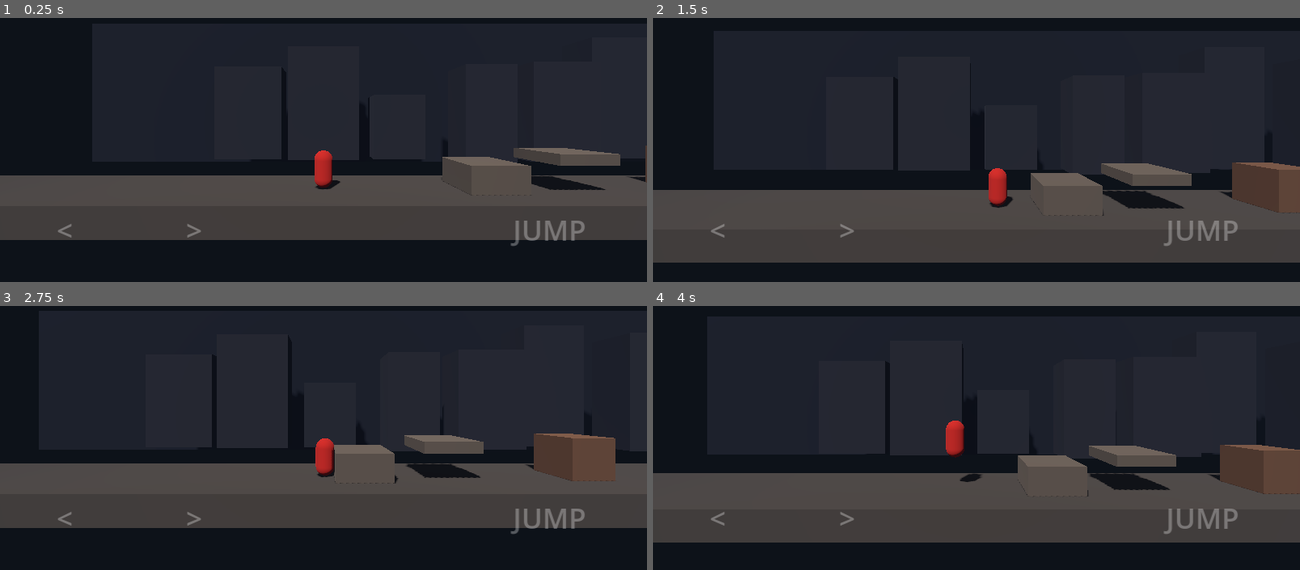
Above: before the commit, frames 1-4 (two rows, left to right).
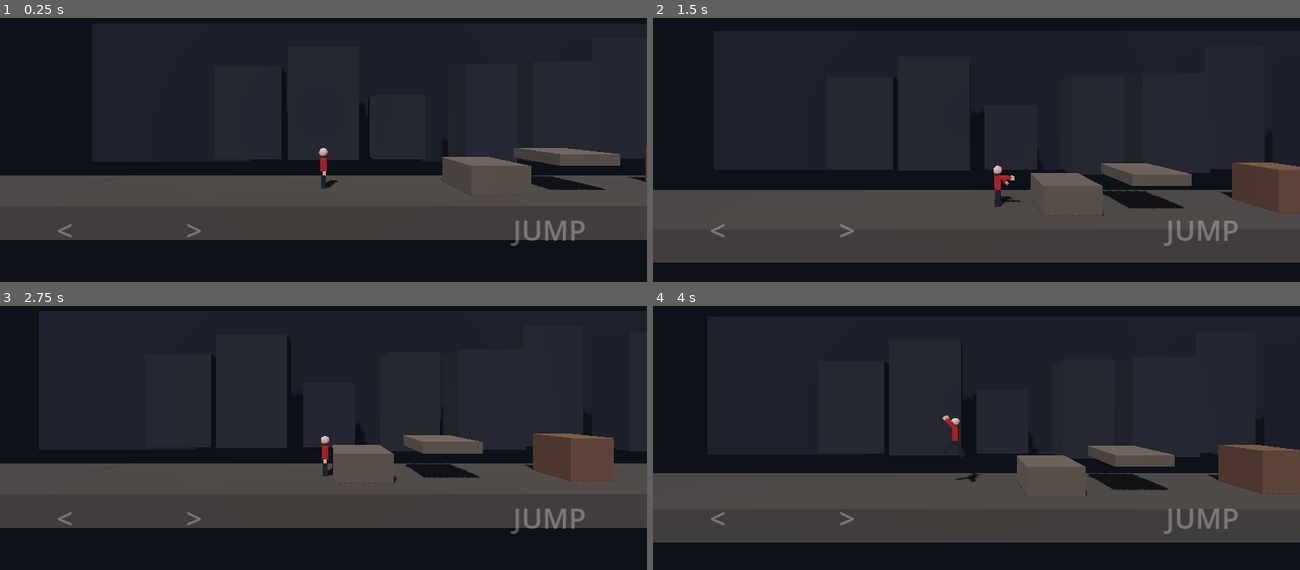
Above: after the commit, the same moments.

Repository: Gass-OS/long-night
Game: Godot game, scene res://main.tscn
Same seed, same stepped clock (60 frames per second), same inputs: the game is played once before the commit and once after it.
Inputs (mouse positions are in pixels of both pictures, inside the frame that each line leads up to):
- Up to frame 1 (0.25 s): no input
- Up to frame 2 (1.5 s): tap Enter at 0.5 s; move the mouse to (1118, 102) at 0.52 s; hold Right 0.53-1.25 s; click (1118, 102) at 0.67 s; tap Space at 0.77 s; drag from (847, 139) to (944, 194) at 1.27 s
- Up to frame 3 (2.75 s): move the mouse to (388, 329) at 2.02 s; hold Right from 2.03 s (still down)
- Up to frame 4 (4 s): release Right at 2.75 s; drag from (944, 482) to (782, 356) at 2.77 s; move the mouse to (1170, 464) at 3.52 s; hold Left from 3.53 s (still down); tap Space at 3.77 s

The runs differ from the first frame. In frame 1, 0.3% of the frame differs, in the area x 48-81%, y 49-65%; in frame 2, 0.4%; in frame 3, 0.7%; in frame 4, 0.7%, in the area x 35-100%, y 14-73%.

Commit message:
Step 3: animated boy character

Diff:
--- a/player.gd
+++ b/player.gd
@@ -4,30 +4,85 @@
 const JUMP := 7.0
 const GRAVITY := 18.0
 
+const SKIN := Color(0.86, 0.7, 0.6)
+const SHIRT := Color(0.75, 0.12, 0.1)
+const PANTS := Color(0.12, 0.12, 0.16)
+
 var touch_left := false
 var touch_right := false
 var touch_jump := false
+
+var visual: Node3D
+var arm_l: Node3D
+var arm_r: Node3D
+var leg_l: Node3D
+var leg_r: Node3D
+var phase := 0.0
 
 
 func _ready() -> void:
 	var col := CollisionShape3D.new()
 	var shape := CapsuleShape3D.new()
-	shape.radius = 0.35
-	shape.height = 1.4
+	shape.radius = 0.3
+	shape.height = 1.5
 	col.shape = shape
-	col.position.y = 0.7
+	col.position.y = 0.75
 	add_child(col)
+	_build_body()
 
-	var mesh := MeshInstance3D.new()
-	var cap := CapsuleMesh.new()
-	cap.radius = 0.35
-	cap.height = 1.4
-	mesh.mesh = cap
-	mesh.position.y = 0.7
-	var mat := StandardMaterial3D.new()
-	mat.albedo_color = Color(0.8, 0.15, 0.1)
-	mesh.material_override = mat
-	add_child(mesh)
+
+func _mat(color: Color) -> StandardMaterial3D:
+	var m := StandardMaterial3D.new()
+	m.albedo_color = color
+	return m
+
+
+func _box(parent: Node3D, size: Vector3, color: Color, pos: Vector3) -> MeshInstance3D:
+	var mi := MeshInstance3D.new()
+	var bm := BoxMesh.new()
+	bm.size = size
+	mi.mesh = bm
+	mi.material_override = _mat(color)
+	mi.position = pos
+	parent.add_child(mi)
+	return mi
+
+
+func _limb(pos: Vector3, size: Vector3, color: Color) -> Node3D:
+	var pivot := Node3D.new()
+	pivot.position = pos
+	visual.add_child(pivot)
+	_box(pivot, size, color, Vector3(0, -size.y / 2.0, 0))
+	return pivot
+
+
+func _build_body() -> void:
+	visual = Node3D.new()
+	visual.rotation.y = deg_to_rad(90.0)  # facing right
+	add_child(visual)
+
+	# Torso (red shirt)
+	_box(visual, Vector3(0.4, 0.5, 0.22), SHIRT, Vector3(0, 0.9, 0))
+
+	# Head
+	var head := MeshInstance3D.new()
+	var sm := SphereMesh.new()
+	sm.radius = 0.17
+	sm.height = 0.34
+	head.mesh = sm
+	head.material_override = _mat(SKIN)
+	head.position = Vector3(0, 1.32, 0)
+	visual.add_child(head)
+
+	# Arms (pivot at shoulders) with hands
+	arm_l = _limb(Vector3(-0.27, 1.12, 0), Vector3(0.12, 0.5, 0.12), SHIRT)
+	arm_r = _limb(Vector3(0.27, 1.12, 0), Vector3(0.12, 0.5, 0.12), SHIRT)
+	_box(arm_l, Vector3(0.13, 0.13, 0.13), SKIN, Vector3(0, -0.52, 0))
+	_box(arm_r, Vector3(0.13, 0.13, 0.13), SKIN, Vector3(0, -0.52, 0))
+
+	# Legs (pivot at hips)
+	leg_l = _limb(Vector3(-0.1, 0.65, 0), Vector3(0.17, 0.65, 0.17), PANTS)
+	leg_r = _limb(Vector3(0.1, 0.65, 0), Vector3(0.17, 0.65, 0.17), PANTS)
 
 
 func _physics_process(delta: float) -> void:
@@ -48,3 +103,35 @@
 
 	move_and_slide()
 	position.z = 0.0
+	_animate(delta, dir)
+
+
+func _animate(delta: float, dir: float) -> void:
+	if dir != 0.0:
+		var target_yaw := deg_to_rad(90.0 * signf(dir))
+		visual.rotation.y = lerp_angle(visual.rotation.y, target_yaw, clampf(delta * 12.0, 0.0, 1.0))
+
+	var ll := 0.0
+	var lr := 0.0
+	var al := 0.0
+	var ar := 0.0
+	if not is_on_floor():
+		ll = -0.7
+		lr = 0.5
+		al = -2.4
+		ar = -2.4
+	elif absf(velocity.x) > 0.1:
+		phase += delta * 10.0
+		var s := sin(phase)
+		ll = s * 0.8
+		lr = -s * 0.8
+		al = -s * 0.7
+		ar = s * 0.7
+	else:
+		phase = 0.0
+
+	var t := clampf(delta * 18.0, 0.0, 1.0)
+	leg_l.rotation.x = lerpf(leg_l.rotation.x, ll, t)
+	leg_r.rotation.x = lerpf(leg_r.rotation.x, lr, t)
+	arm_l.rotation.x = lerpf(arm_l.rotation.x, al, t)
+	arm_r.rotation.x = lerpf(arm_r.rotation.x, ar, t)
